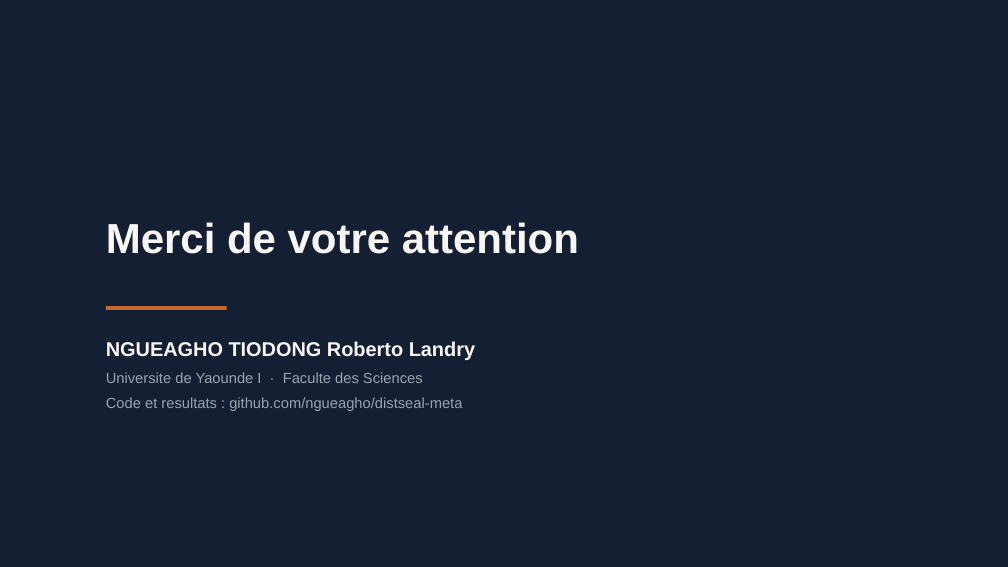
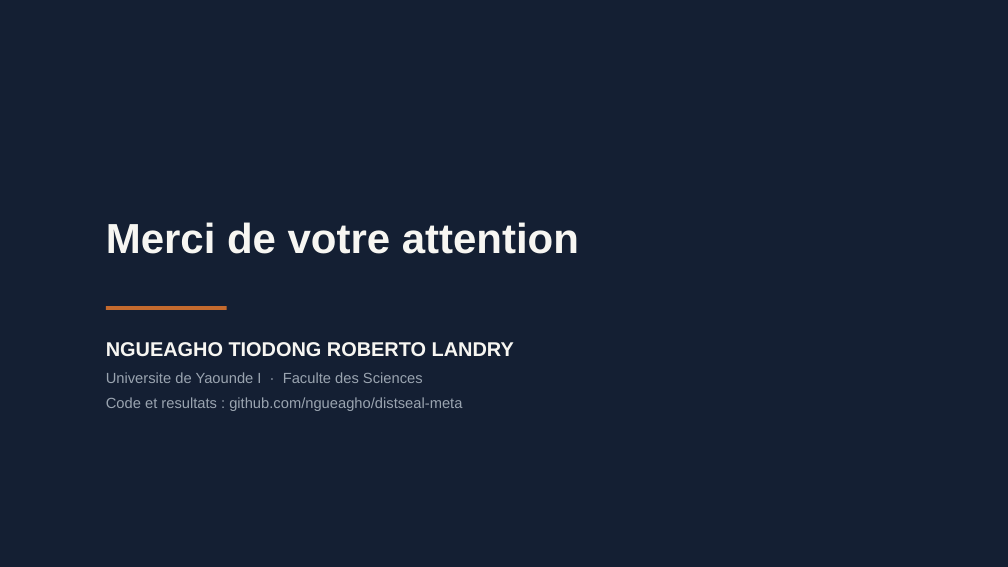
Before and after one commit to ngueagho/distseal-meta, a slide deck: slide 17 of soutenance/CipherMark_soutenance.pptx. Drawn at 1008x567 pixels with LibreOffice and Linux fonts; fonts in the diff are those of the drawing. Boxes give left, top, right and bottom in pixels: in the first picture for what was removed or moved away, otherwise in the second. Text is boxed around its words. In the diff, an @@ line names an element or a change of style, - is before the commit and + after.

```diff
--- a/soutenance/CipherMark_soutenance.pptx
+++ b/soutenance/CipherMark_soutenance.pptx
@@ text at <box>106,342,514,357</box>: text changed @@
-NGUEAGHO TIODONG Roberto Landry
+NGUEAGHO TIODONG ROBERTO LANDRY
```
Also in this commit, not shown: 1 other slide changed, 13 other files.
